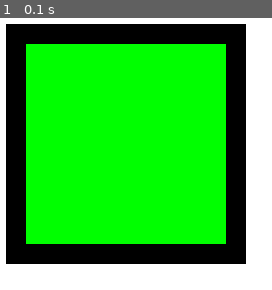
Above: before the commit, frame 1.
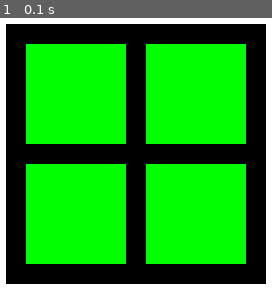
Above: after the commit, the same moment.

Repository: personnnnnnn/pyui
Game: pygame game, started from main.py
Two runs of this game, one before a commit and one after it. Both use one fixed random seed, a clock stepped at 60 frames per second and the inputs below.
Inputs:
- Up to frame 1 (0.1 s): no input

The runs differ from the first frame. In frame 1, 34% of the frame differs, in the area x 2-98%, y 2-98%.

Commit message:
Added the ability to change the layout direction (left to right or top to bottom)

Diff:
--- a/main.py
+++ b/main.py
@@ -4,6 +4,12 @@
 
 from ui import UI, Color, render
 from pygame_renderer import render_draw_commands
+
+def Box() -> 'UI':
+    return UI().sizing_fixed(100, 100).background(Color(0, 255, 0))
+
+def Row() -> 'UI':
+    return UI().top_to_bottom().child_gap(20)
 
 def render_ui() -> None:
     with (UI()
@@ -16,7 +22,12 @@
                 .background(Color(0, 0, 0))
                 .spacing(20)
               ):
-            UI().sizing_fixed(200, 200).background(Color(0, 255, 0)).close()
+            with Row():
+                Box().close()
+                Box().close()
+            with Row():
+                Box().close()
+                Box().close()
 
 # quick thingy for rendering ui (using pygame renderer)
 
--- a/ui.py
+++ b/ui.py
@@ -227,6 +227,16 @@
     def sizing_fixed(self, width: float, height: float) -> 'UI':
         return self.width_fixed(width).height_fixed(height)
 
+    def layout_direction(self, direction: LayoutDirection) -> 'UI':
+        self.ui_data.layout_direction = direction
+        return self
+
+    def top_to_bottom(self) -> 'UI':
+        return self.layout_direction(TopToBottom())
+
+    def left_to_right(self) -> 'UI':
+        return self.layout_direction(LeftToRight())
+
     def render(self, draw_commands: list['DrawCommand'] | None = None, x: float = 0, y: float = 0) -> list['DrawCommand']:
         if draw_commands is None:
             draw_commands = []
@@ -247,10 +257,11 @@
 
         for child in self.children:
             child.render(draw_commands, x, y)
+            increment = self.ui_data.child_gap + child.get_length_across(x_axis)
             if x_axis:
-                x += self.ui_data.child_gap
+                x += increment
             else:
-                y += self.ui_data.child_gap
+                y += increment
 
         return draw_commands
 
